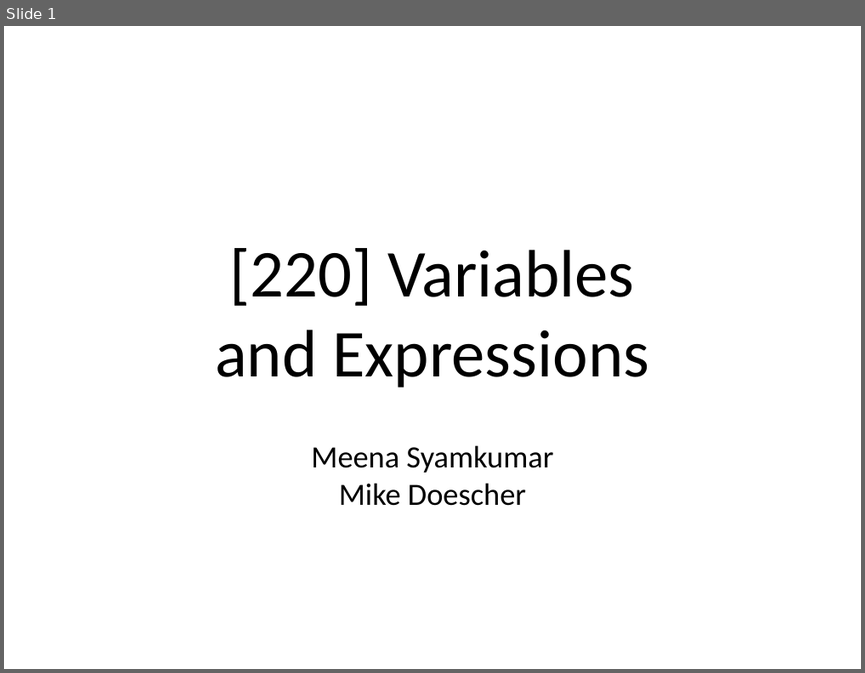
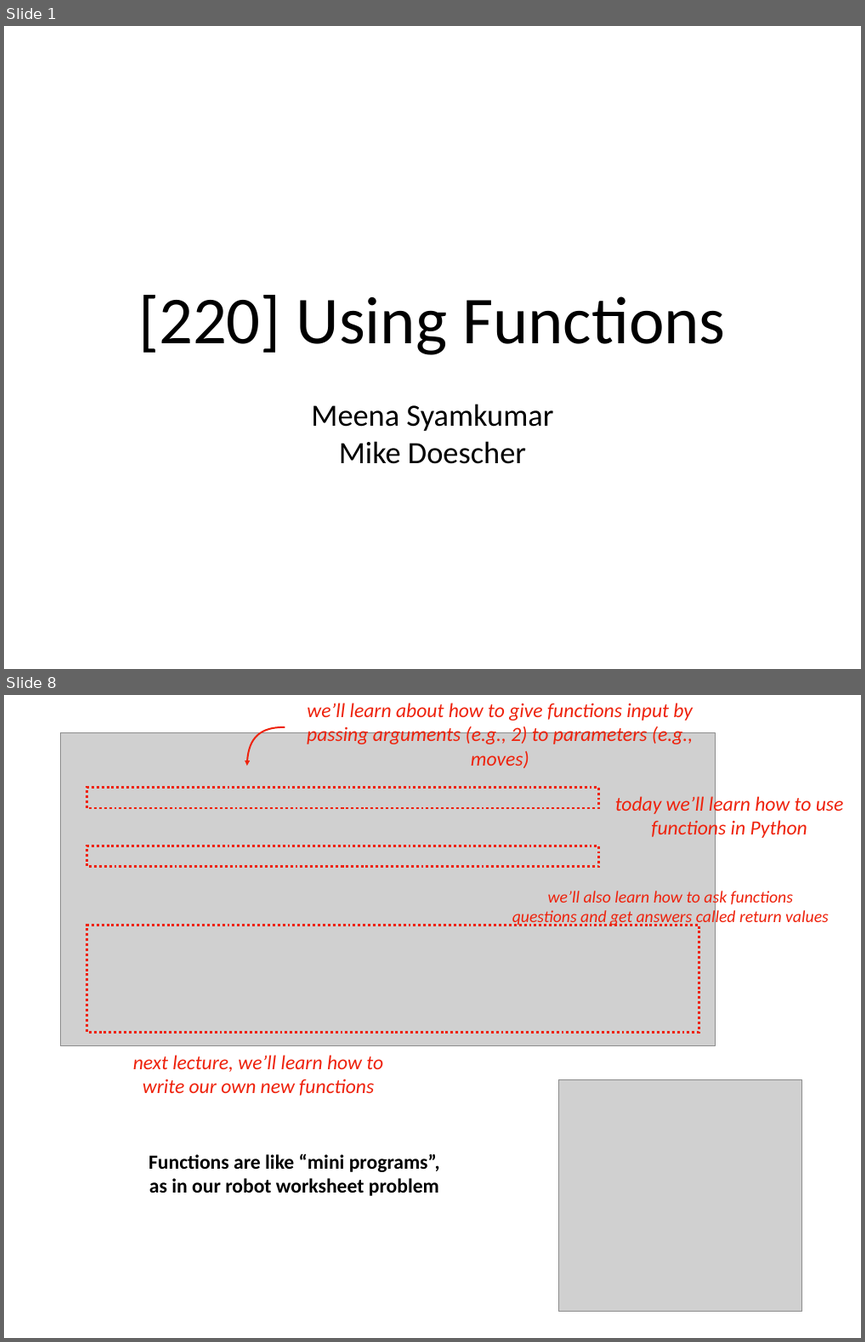
Before and after one commit to tylerharter/caraza-harter-com, a slide deck: tyler/meena/cs220/f20/materials/lec_05_F20.ppt. Shown one above the other, each under a label of ours: slide 1 before the commit, slides 1 and 8 after it; the slides between them are not shown. The pictures are 865x673 and 865x1342 pixels, drawn with LibreOffice and Linux fonts; fonts in the diff are those of the drawing; grey boxes stand for pictures. Boxes give left, top, right and bottom in pixels: in the first picture for what was removed or moved away, otherwise in the second. Text is boxed around its words. In the diff, an @@ line names an element or a change of style, - is before the commit and + after.

```diff
--- a/tyler/meena/cs220/f20/materials/lec_05_F20.ppt
+++ b/tyler/meena/cs220/f20/materials/lec_05_F20.ppt
@@ slide 8 added at (x1=4, y1=695, x2=861, y2=1338), background #FFFFFF @@
@@ text added at (x1=307, y1=703, x2=692, y2=768), 24 pt, text #EE220C, italic @@
+we’ll learn about how to give functions input by passing arguments (e.g., 2) to parameters (e.g., moves)
@@ picture added at (x1=61, y1=733, x2=715, y2=1046) @@
@@ freeform shape added at (x1=247, y1=727, x2=284, y2=766), outline #EE220C 2.01 pt @@
@@ rectangle added at (x1=87, y1=787, x2=599, y2=808), outline #EE220C 3 pt dashed @@
@@ text added at (x1=615, y1=794, x2=844, y2=840), 24 pt, text #EE220C, italic @@
+today we’ll learn how to use functions in Python
@@ rectangle added at (x1=87, y1=845, x2=599, y2=867), outline #EE220C 3 pt dashed @@
@@ text added at (x1=512, y1=888, x2=828, y2=927), 20 pt, text #EE220C, italic @@
+we’ll also learn how to ask functions
+questions and get answers called return values
@@ rectangle added at (x1=87, y1=925, x2=699, y2=1032), outline #EE220C 3 pt dashed @@
@@ text added at (x1=133, y1=1055, x2=383, y2=1095), 24 pt, text #EE220C, italic @@
+next lecture, we’ll learn how to write our own new functions
@@ picture added at (x1=558, y1=1079, x2=802, y2=1310) @@
@@ text added at (x1=148, y1=1153, x2=440, y2=1196), 24 pt, text #000000, bold @@
+Functions are like “mini programs”,
+as in our robot worksheet problem
@@ slide 1 changed as well @@
@@ title at (x1=138, y1=295, x2=726, y2=355): text changed @@
-[220] Variables
-and Expressions
+[220] Using Functions
@@ subtitle "Meena Syamkumar" moved from (x1=311, y1=445, x2=553, y2=505) to (x1=311, y1=403, x2=553, y2=464) @@
```
Also in this commit, not shown: 27 other slides added, 58 slides removed.
